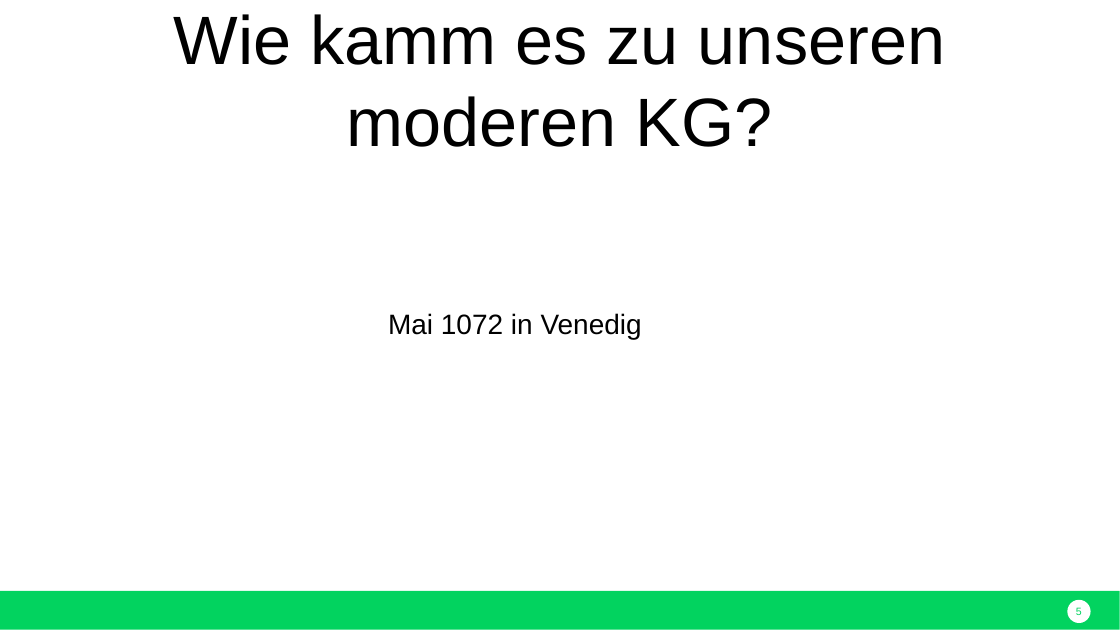
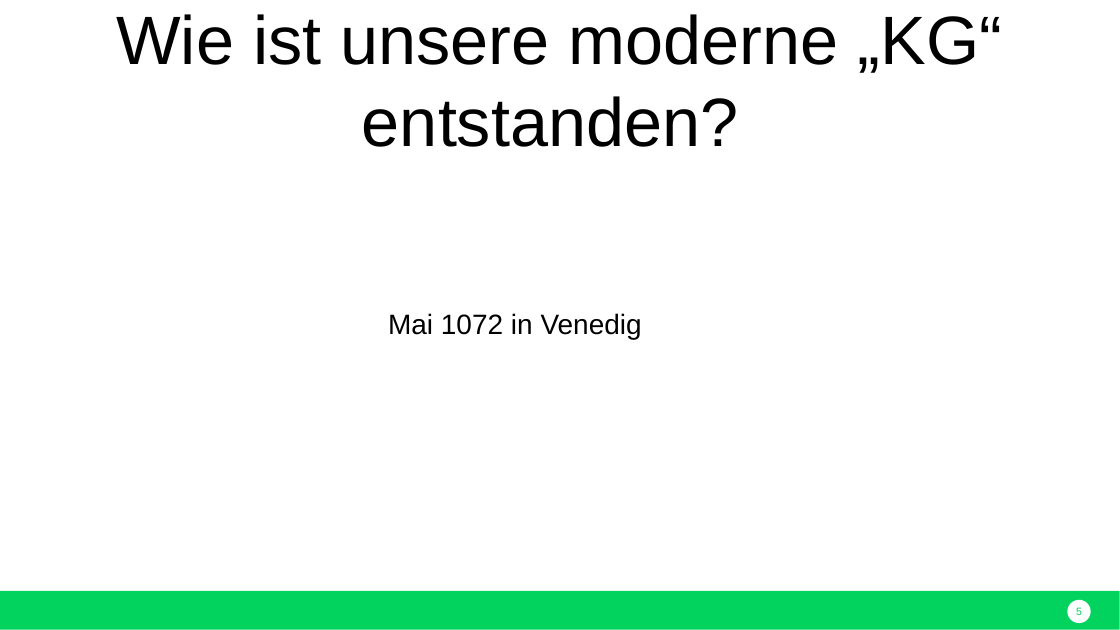
Before and after one commit to nodeg/exercises, a slide deck: slide 5 of Referat_BWP_KG_eugen.pptx. Drawn at 1120x630 pixels with LibreOffice and Linux fonts; fonts in the diff are those of the drawing. Boxes give left, top, right and bottom in pixels: in the first picture for what was removed or moved away, otherwise in the second. Text is boxed around its words. In the diff, an @@ line names an element or a change of style, - is before the commit and + after.

```diff
--- a/Referat_BWP_KG_eugen.pptx
+++ b/Referat_BWP_KG_eugen.pptx
@@ text at box(116, 14, 1002, 147): text changed @@
-Wie kamm es zu unseren moderen KG?
+Wie ist unsere moderne „KG“ entstanden?
```
Also in this commit, not shown: 6 other slides changed.
